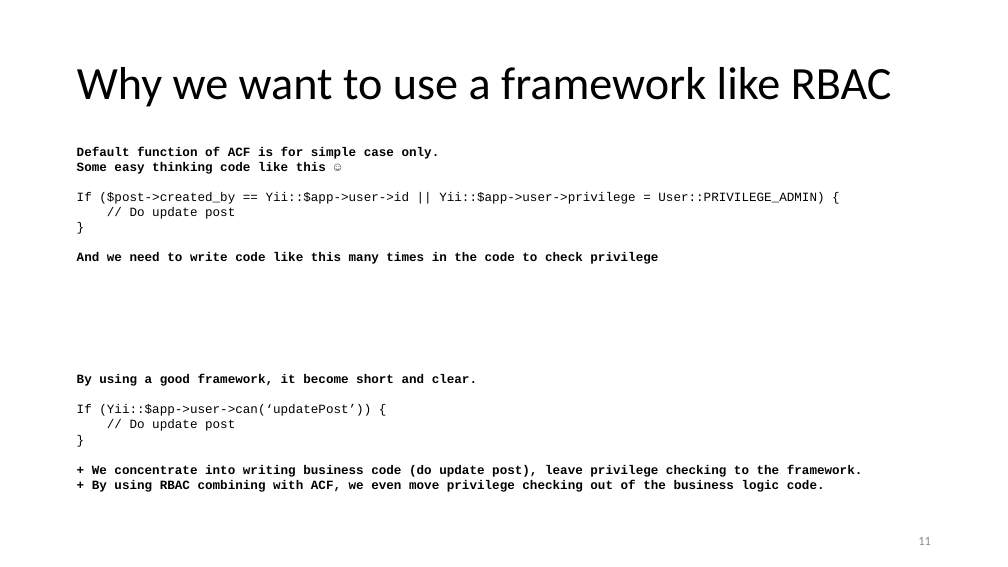
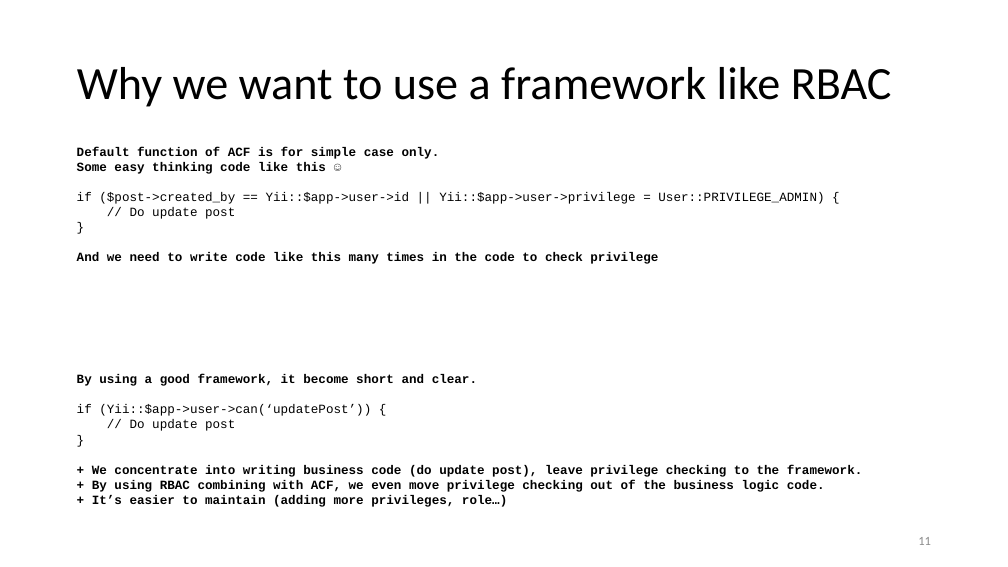
Before and after one commit to umbalaconmeogia/yii2-rbac-tutorial, a slide deck: slide 11 of docs/tutorial/Yii2RbacTutorial.pptx. Drawn at 1008x567 pixels with LibreOffice and Linux fonts; fonts in the diff are those of the drawing. Boxes give left, top, right and bottom in pixels: in the first picture for what was removed or moved away, otherwise in the second. Text is boxed around its words. In the diff, an @@ line names an element or a change of style, - is before the commit and + after.

Commit message:
Update Yii2RbacTutorial.pptx, adding merit of RBAC.

```diff
--- a/docs/tutorial/Yii2RbacTutorial.pptx
+++ b/docs/tutorial/Yii2RbacTutorial.pptx
@@ text at bbox=[77, 192, 824, 204]: text changed @@
-If ($post->created_by == Yii::$app->user->id || Yii::$app->user->privilege = User::PRIVILEGE_ADMIN) {
+if ($post->created_by == Yii::$app->user->id || Yii::$app->user->privilege = User::PRIVILEGE_ADMIN) {
@@ text at bbox=[77, 404, 371, 416]: text changed @@
-If (Yii::$app->user->can(‘updatePost’)) {
+if (Yii::$app->user->can(‘updatePost’)) {
@@ text at bbox=[92, 495, 507, 507]: paragraph added @@
++ It’s easier to maintain (adding more privileges, role…)
```
Also in this commit, not shown: 1 other file.
